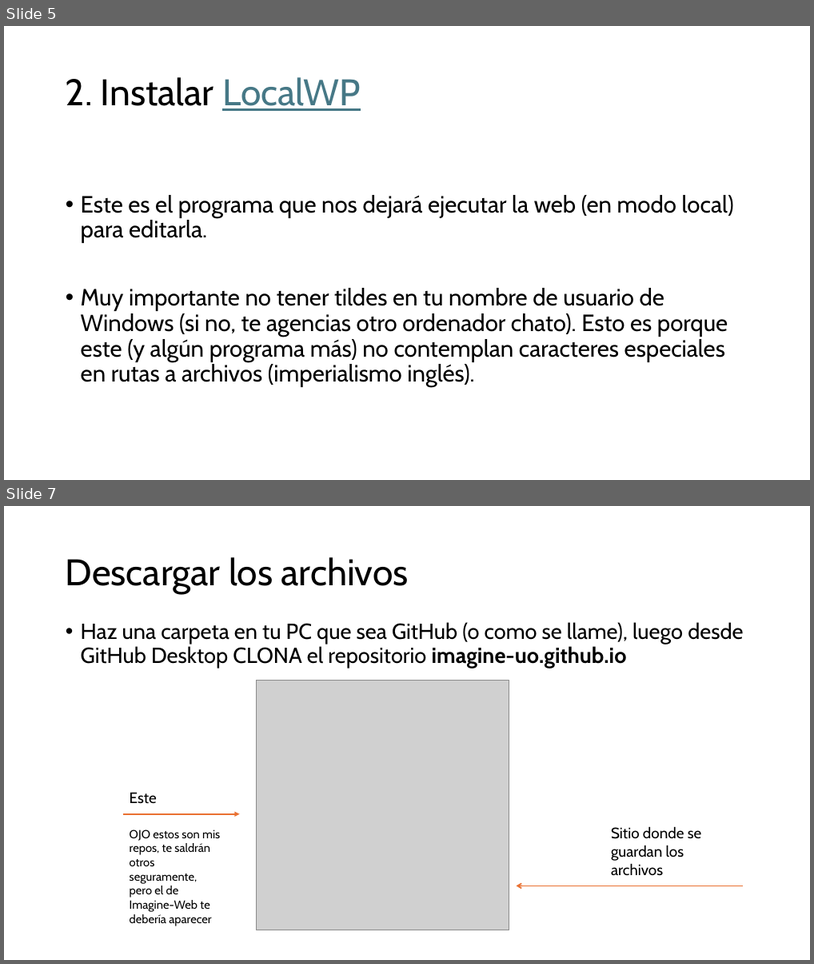
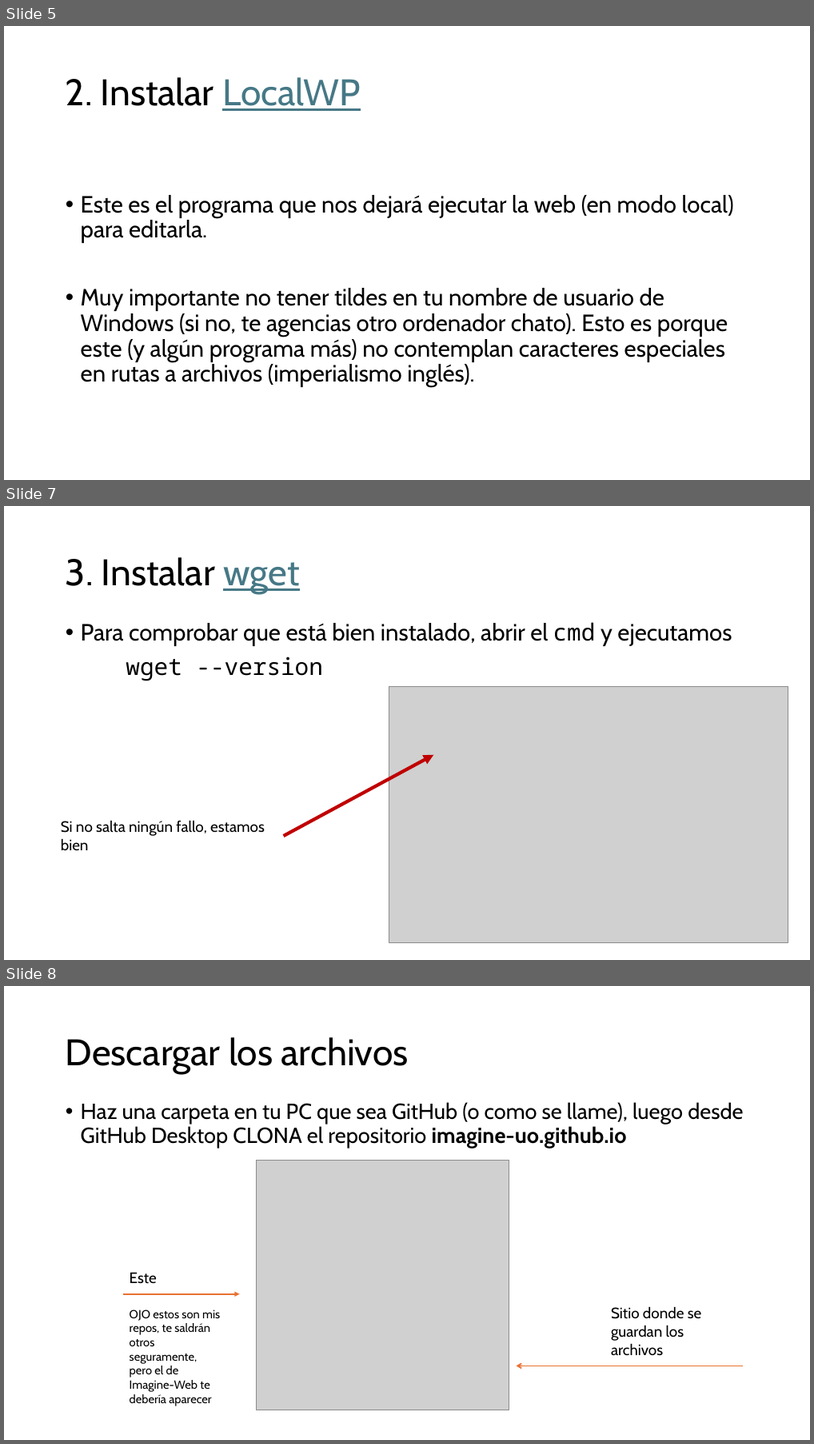
Before and after one commit to imagine-uo/imagine-uo.github.io, a slide deck: Guía para editar la web del grupo.pptx. Shown one above the other, each under a label of ours: slides 5 and 7 before the commit, slides 5, 7 and 8 after it; the slides between them are not shown. The pictures are 814x964 and 814x1444 pixels, drawn with LibreOffice and Linux fonts; fonts in the diff are those of the drawing; grey boxes stand for pictures. Boxes give left, top, right and bottom in pixels: in the first picture for what was removed or moved away, otherwise in the second. Text is boxed around its words. In the diff, an @@ line names an element or a change of style, - is before the commit and + after.

```diff
--- a/Guía para editar la web del grupo.pptx
+++ b/Guía para editar la web del grupo.pptx
@@ slide 7 added at [4, 506, 810, 960], background #FFFFFF @@
@@ title added at [66, 557, 300, 594], 44 pt, text #000000 @@
+3. Instalar wget
@@ text added at [81, 622, 732, 681], 28 pt, text #000000 @@
+• Para comprobar que está bien instalado, abrir el cmd y ejecutamos
+wget --version
@@ picture added at [390, 686, 789, 942] @@
@@ arrow added from (283, 836) to (434, 755), #C00000 4 pt @@
@@ text added at [61, 820, 265, 850], 18 pt, text #000000 @@
+Si no salta ningún fallo, estamos bien
@@ what was slide 7 is now slide 8 @@
```
Also in this commit, not shown: 5 slides changed, 2 other slides added, 5 slides removed, 1 other file.
